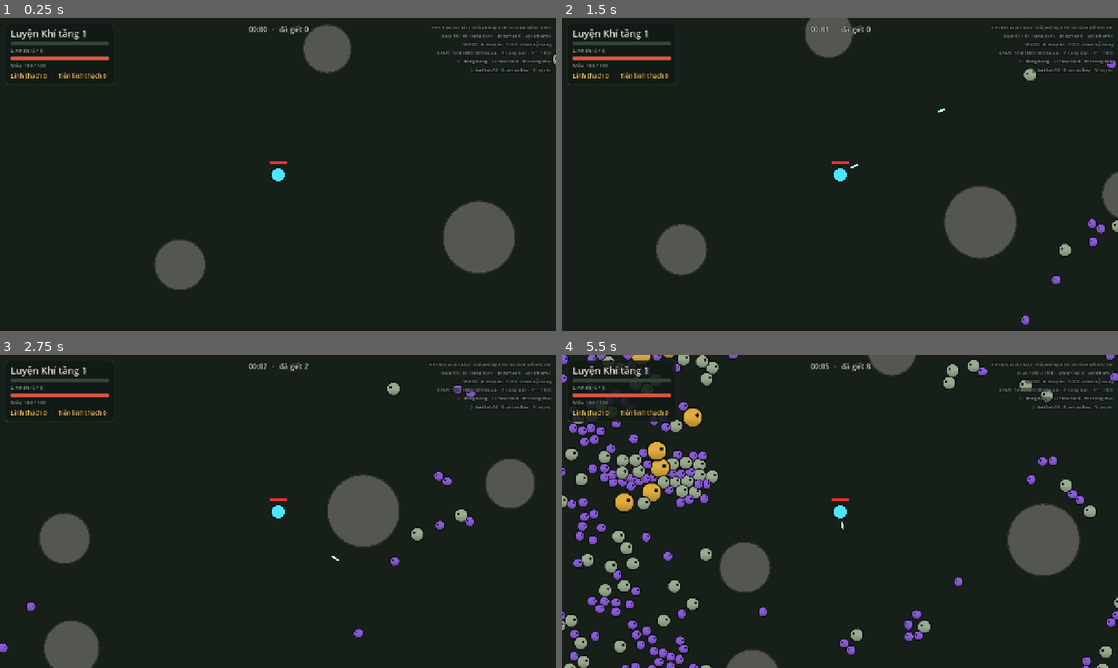
Above: before the commit, frames 1-4 (two rows, left to right).
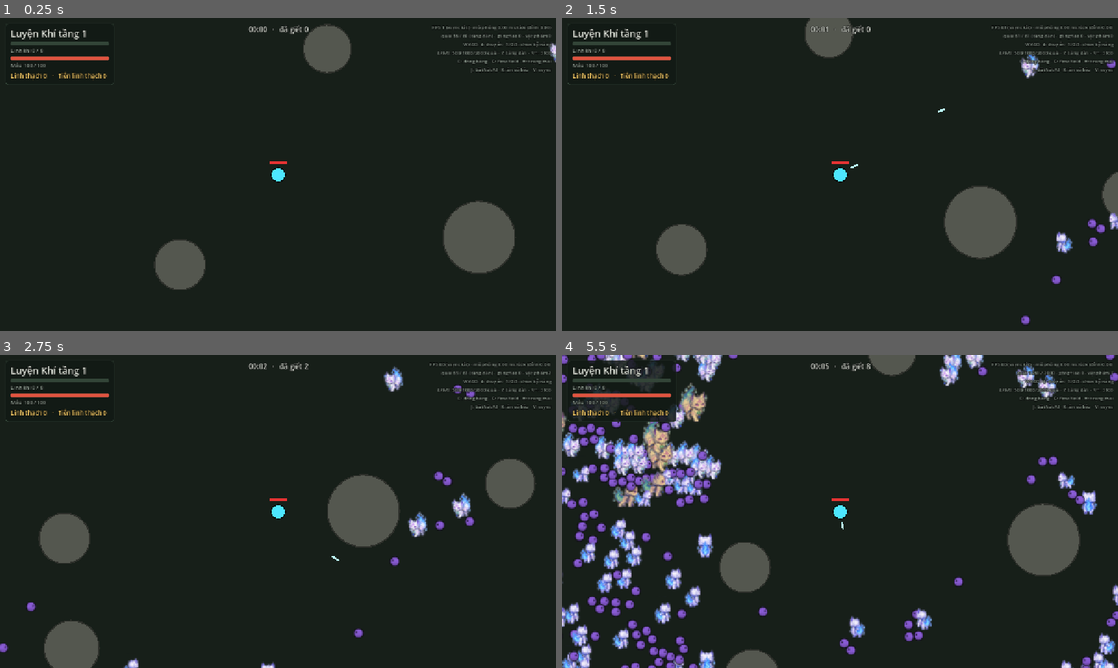
Above: after the commit, the same moments.

Repository: myheaven1001/noname
Game: Godot game, scene res://scenes/main.tscn
The game is run twice, just before and just after one commit, with the same random seed, the same clock (stepped at 60 frames per second) and the same inputs.
Inputs:
- Up to frame 1 (0.25 s): no input
- Up to frame 2 (1.5 s): hold D 0.53-1.28 s; tap 1 at 0.6 s; hold S from 1.28 s (still down); tap 2 at 1.35 s
- Up to frame 3 (2.75 s): release S at 2.03 s; hold D from 2.03 s (still down); tap 3 at 2.1 s
- Up to frame 4 (5.5 s): release D at 2.78 s; hold W 2.78-3.53 s; tap one key every 0.75 s from 2.85 s: 7 8 9 0; hold A 3.53-5.03 s; hold S from 5.03 s (still down)

The runs differ from the first frame. In frame 1, less than 0.1% of the frame differs, in the area x 98-100%, y 8-16%; in frame 2, 0.5%; in frame 3, 0.9%; in frame 4, 11%, in the area x 0-100%, y 0-100%.

Commit message:
Ghép sprite Sói yêu vào game
- tools/art/wolf_atlas.py gom các dải Đi/Chạy thành sprites/wolf_atlas.png (5 hướng × 23 khung,
  ô 128 px); dải còn thiếu thay tạm và ghi trong wolf_atlas.json.
- EnemyRenderer vẽ từ atlas: hướng theo 8 cung (3 hướng phía trái lật ngang), Đi/Chạy theo quãng
  đường, Gồng/Cào/Nghỉ theo tiến độ trạng thái; hàng cuối atlas là hình tròn tạm cho quái chưa có sprite.
- EnemyStore thêm heading và anim, cập nhật khi di chuyển; enemies.csv thêm sprite, sprite_size
  (sói 64, tinh anh 96), sprite_tint.
- Ghi buffer tách 2 pha: phần hình mỗi tick, vị trí nội suy mỗi frame (2000 quái: 1,04 → 0,7 ms/frame).

Co-Authored-By: Claude Opus 5.5 <noreply@anthropic.com>
Claude-Session: https://claude.ai/code/session_01QULp8dRivxqYXtGgf8iwDQ

Diff:
--- a/data/enemies.csv
+++ b/data/enemies.csv
@@ -1,4 +1,4 @@
-id,behavior,spawn_weight,max_hp,speed,radius,mass,contact_dmg,color,qi,stone_chance,stone_count,immortal_chance,vacuum_chance,dash_trigger,windup,dash_dist,dash_speed,recover,dash_cooldown,dash_dmg,dash_chance,claw_range,claw_windup,claw_recover,claw_cooldown,claw_dmg
-bat,chase,60,8,95,10,0.5,4,#8a5cd6,1,0.04,1,0,0,,,,,,,,,,,,,
-wolf,wolf,36,30,80,14,1.5,0,#9aab8f,3,0.10,1,0,0.004,180,0.5,240,750,0.6,3.0,12,0.10,22,0.3,0.4,1.0,8
-wolf_elite,wolf,4,240,85,21,6,0,#e0ad3e,15,1.0,3,0.08,0.3,220,0.6,300,800,0.5,2.5,25,1.0,30,0.35,0.4,0.9,16
+id,behavior,spawn_weight,max_hp,speed,radius,mass,contact_dmg,color,qi,stone_chance,stone_count,immortal_chance,vacuum_chance,dash_trigger,windup,dash_dist,dash_speed,recover,dash_cooldown,dash_dmg,dash_chance,claw_range,claw_windup,claw_recover,claw_cooldown,claw_dmg,sprite,sprite_size,sprite_tint
+bat,chase,60,8,95,10,0.5,4,#8a5cd6,1,0.04,1,0,0,,,,,,,,,,,,,,,,
+wolf,wolf,36,30,80,14,1.5,0,#9aab8f,3,0.10,1,0,0.004,180,0.5,240,750,0.6,3.0,12,0.10,22,0.3,0.4,1.0,8,wolf,64,0
+wolf_elite,wolf,4,240,85,21,6,0,#e0ad3e,15,1.0,3,0.08,0.3,220,0.6,300,800,0.5,2.5,25,1.0,30,0.35,0.4,0.9,16,wolf,96,0.55
--- a/scripts/render/enemy_renderer.gd
+++ b/scripts/render/enemy_renderer.gd
@@ -2,16 +2,35 @@
 extends MultiMeshInstance2D
 ## Vẽ toàn bộ quái bằng một MultiMesh (1 draw call), ghi thẳng vào buffer mỗi frame.
 ## Vị trí được nội suy giữa 2 tick mô phỏng nên hình mượt ở 60/120fps dù logic chạy 30Hz.
-## Texture hiện là hình tròn tạm; khi có sprite sheet thì dùng custom.y làm chỉ số khung hình.
-
-const STRIDE := 16  # 8 float Transform2D + 4 màu + 4 custom (x = nháy trắng, y = khung hình)
+## Texture là một atlas: các hàng đầu là Sói yêu (sprites/wolf_atlas.png, từ tools/art/wolf_atlas.py),
+## hàng cuối là hình tròn tạm của quái chưa có sprite. custom.y/z = cột/hàng của ô cần vẽ.
+
+const STRIDE := 16  # 8 float Transform2D + 4 màu + 4 custom (x = nháy trắng, y = cột, z = hàng, w = lệch y)
 const WINDUP_COLOR := Color(1.0, 0.2, 0.15)
 const STUN_COLOR := Color(0.55, 0.85, 1.0)
+const ATLAS := "res://sprites/wolf_atlas.png"
+const CELL := 128
+# Phải khớp tools/art/wolf_atlas.py: hàng = hướng vẽ, cột = khung của các hành động nối nhau.
+const WOLF_ROWS := 5  # up, upright, right, down, downleft
+const COLS := 23
+const ROWS := WOLF_ROWS + 1
+const PLACEHOLDER_ROW := WOLF_ROWS
+const WALK := 0  # 6 khung
+const RUN := 6  # 6 khung
+const WINDUP := 12  # 3 khung
+const CLAW := 15  # 4 khung: 2 gồng + 2 vung vuốt
+const RECOVER := 19  # 4 khung
+# 8 cung theo EnemyStore.heading (phải, xuống-phải, xuống, xuống-trái, trái, lên-trái, lên, lên-phải)
+# → hàng atlas và có lật ngang không (3 hướng phía trái lật từ phía phải).
+const SECTOR_ROW := [2, 4, 3, 4, 2, 1, 0, 1]
+const SECTOR_FLIP := [1.0, -1.0, 1.0, 1.0, -1.0, -1.0, 1.0, 1.0]
 const SHADER := """
 shader_type canvas_item;
+uniform vec2 cell_uv;
 varying float v_flash;
 void vertex() {
 	v_flash = INSTANCE_CUSTOM.x;
+	UV = (INSTANCE_CUSTOM.yz + UV) * cell_uv;
 }
 void fragment() {
 	COLOR.rgb = mix(COLOR.rgb, vec3(1.0), v_flash);
@@ -21,6 +40,7 @@
 var world: World
 var last_fill_usec := 0
 var _buf := PackedFloat32Array()
+var _cells_tick := -1
 
 
 func setup(w: World) -> void:
@@ -33,10 +53,12 @@
 	mm.instance_count = World.MAX_ENEMIES
 	mm.visible_instance_count = 0
 	multimesh = mm
-	texture = _make_placeholder_texture()
+	texture = _make_atlas()
+	texture_filter = CanvasItem.TEXTURE_FILTER_LINEAR_WITH_MIPMAPS
 	var mat := ShaderMaterial.new()
 	mat.shader = Shader.new()
 	mat.shader.code = SHADER
+	mat.set_shader_parameter("cell_uv", Vector2(1.0 / COLS, 1.0 / ROWS))
 	material = mat
 	_buf.resize(World.MAX_ENEMIES * STRIDE)
 
@@ -45,54 +67,132 @@
 	if world == null:
 		return
 	var t0 := Time.get_ticks_usec()
-	var n := fill_buffer(world, Engine.get_physics_interpolation_fraction(), _buf)
+	# Khung hình, hướng, màu chỉ đổi theo tick mô phỏng (30Hz); mỗi frame chỉ cần ghi lại vị trí nội suy.
+	if world.tick != _cells_tick:
+		_cells_tick = world.tick
+		fill_cells(world, _buf)
+	var n := fill_positions(world, Engine.get_physics_interpolation_fraction(), _buf)
 	multimesh.buffer = _buf
 	multimesh.visible_instance_count = n
 	last_fill_usec = Time.get_ticks_usec() - t0
 
 
-## Ghi n quái vào buf, trả về n. Tách static để đo được ở chế độ headless.
+## Ghi đủ n quái vào buf, trả về n. Tách static để đo được ở chế độ headless.
 static func fill_buffer(w: World, alpha: float, buf: PackedFloat32Array) -> int:
+	fill_cells(w, buf)
+	return fill_positions(w, alpha, buf)
+
+
+## Mỗi frame: chỉ ghi vị trí nội suy giữa 2 tick (cộng độ lệch y đã lưu ở custom.w).
+static func fill_positions(w: World, alpha: float, buf: PackedFloat32Array) -> int:
+	var s := w.store
+	var pos := s.pos
+	var prev := s.prev_pos
+	var n := s.count
+	var o := 0
+	for i in n:
+		var p := prev[i].lerp(pos[i], alpha)
+		buf[o + 3] = p.x
+		buf[o + 7] = p.y + buf[o + 15]
+		o += STRIDE
+	return n
+
+
+## Mỗi tick: ghi mọi thứ trừ vị trí (cỡ, lật, màu, nháy, ô atlas, độ lệch y). Thứ tự quái chỉ đổi giữa
+## các tick (xoá bằng swap-remove) nên phần này dùng lại được cho mọi frame trong cùng tick.
+static func fill_cells(w: World, buf: PackedFloat32Array) -> void:
 	var s := w.store
 	var db := w.db
 	var n := s.count
-	var pos := s.pos
-	var prev := s.prev_pos
 	var type := s.type
 	var facing := s.facing
+	var heading := s.heading
+	var anim := s.anim
+	var dir := s.dir
 	var state := s.state
+	var timer := s.timer
 	var stun := s.stun
 	var flash := s.flash
 	var radius := db.radius
 	var colors := db.color
+	var sprite := db.sprite
+	var sprite_size := db.sprite_size
+	# Màu gốc và độ lệch chân theo loại quái: tính một lần mỗi frame, không tính lại cho từng con.
+	var n_types := db.ids.size()
+	var base := PackedColorArray()
+	var lift := PackedFloat32Array()
+	base.resize(n_types)
+	lift.resize(n_types)
+	for t in n_types:
+		if sprite[t] == EnemyDB.SPRITE_WOLF:
+			base[t] = Color.WHITE.lerp(colors[t], db.sprite_tint[t])
+			# Chân sprite (lề dưới ô 4/128) đặt dưới tâm va chạm một chút để dáng đứng trên vị trí thật.
+			lift[t] = radius[t] * 0.5 + sprite_size[t] * (4.0 / CELL - 0.5)
+		else:
+			base[t] = colors[t]
 	var o := 0
 	for i in n:
 		var t := type[i]
-		var p := prev[i].lerp(pos[i], alpha)
-		var size := radius[t] * 2.4
-		var c := colors[t]
-		if state[i] == EnemyStore.S_WINDUP:
-			c = c.lerp(WINDUP_COLOR, 0.7)
-		elif state[i] == EnemyStore.S_CLAW_WINDUP:
-			c = c.lerp(WINDUP_COLOR, 0.35)
+		var lift_y := 0.0
+		var st := state[i]
+		var sx: float
+		var size: float
+		var col := 0.0
+		var row := float(PLACEHOLDER_ROW)
+		if sprite[t] == EnemyDB.SPRITE_WOLF:
+			size = sprite_size[t]
+			# Lúc gồng/lao/cào nhìn theo hướng đòn đã khoá, còn lại theo hướng di chuyển.
+			var sector := heading[i]
+			if st != EnemyStore.S_CHASE and st != EnemyStore.S_RECOVER:
+				sector = posmod(roundi(dir[i].angle() / (PI / 4.0)), 8)
+			row = SECTOR_ROW[sector]
+			sx = size * SECTOR_FLIP[sector]
+			match st:
+				EnemyStore.S_CHASE:
+					col = WALK + int(anim[i]) % 6
+				EnemyStore.S_DASH:
+					col = RUN + int(anim[i]) % 6
+				EnemyStore.S_WINDUP:
+					col = WINDUP + _progress_frame(timer[i], db.t_windup[t], 3)
+				EnemyStore.S_RECOVER:
+					col = RECOVER + _progress_frame(timer[i], db.t_recover[t], 4)
+				EnemyStore.S_CLAW_WINDUP:
+					col = CLAW + _progress_frame(timer[i], db.t_claw_windup[t], 2)
+				EnemyStore.S_CLAW:
+					col = CLAW + 2 + _progress_frame(timer[i], db.t_claw_recover[t], 2)
+			lift_y = lift[t]
+		else:
+			size = radius[t] * 2.4
+			sx = size * facing[i]
+		var c := base[t]
+		if st == EnemyStore.S_WINDUP:
+			c = c.lerp(WINDUP_COLOR, 0.55)
+		elif st == EnemyStore.S_CLAW_WINDUP:
+			c = c.lerp(WINDUP_COLOR, 0.3)
 		elif stun[i] > 0.0:
 			c = c.lerp(STUN_COLOR, 0.6)
-		buf[o] = size * facing[i]
+		buf[o] = sx
 		buf[o + 1] = 0.0
 		buf[o + 2] = 0.0
-		buf[o + 3] = p.x
 		buf[o + 4] = 0.0
 		buf[o + 5] = size
 		buf[o + 6] = 0.0
-		buf[o + 7] = p.y
 		buf[o + 8] = c.r
 		buf[o + 9] = c.g
 		buf[o + 10] = c.b
 		buf[o + 11] = c.a
 		buf[o + 12] = flash[i] * 8.0
-		buf[o + 13] = 0.0
+		buf[o + 13] = col
+		buf[o + 14] = row
+		buf[o + 15] = lift_y
 		o += STRIDE
-	return n
+
+
+## Khung thứ mấy trong n khung, theo phần đã trôi của một trạng thái dài `total` giây còn `left` giây.
+static func _progress_frame(left: float, total: float, n: int) -> int:
+	if total <= 0.0:
+		return 0
+	return clampi(int((1.0 - left / total) * n), 0, n - 1)
 
 
 static func make_quad() -> ArrayMesh:
@@ -108,8 +208,24 @@
 	return mesh
 
 
+## Atlas Sói yêu + một hàng cuối chứa hình tròn tạm (ô đầu) cho quái chưa có sprite.
+static func _make_atlas() -> ImageTexture:
+	var wolf: Image = (load(ATLAS) as Texture2D).get_image()
+	wolf.decompress()
+	wolf.convert(Image.FORMAT_RGBA8)
+	assert(wolf.get_width() == COLS * CELL and wolf.get_height() == WOLF_ROWS * CELL,
+		"wolf_atlas.png không khớp bố cục trong EnemyRenderer; chạy lại tools/art/wolf_atlas.py")
+	var img := Image.create(COLS * CELL, ROWS * CELL, false, Image.FORMAT_RGBA8)
+	img.blit_rect(wolf, Rect2i(Vector2i.ZERO, wolf.get_size()), Vector2i.ZERO)
+	var circle := _make_placeholder_image()
+	circle.resize(CELL, CELL, Image.INTERPOLATE_BILINEAR)
+	img.blit_rect(circle, Rect2i(0, 0, CELL, CELL), Vector2i(0, PLACEHOLDER_ROW * CELL))
+	img.generate_mipmaps()
+	return ImageTexture.create_from_image(img)
+
+
 ## Hình tròn trắng có viền tối và một "con mắt" lệch phải (để thấy quái quay mặt hướng nào).
-static func _make_placeholder_texture() -> ImageTexture:
+static func _make_placeholder_image() -> Image:
 	var size := 32
 	var img := Image.create(size, size, false, Image.FORMAT_RGBA8)
 	var center := Vector2(size, size) * 0.5
@@ -125,4 +241,4 @@
 			else:
 				var shade := 1.0 - 0.25 * clampf((p.y - center.y) / 14.0, 0.0, 1.0)
 				img.set_pixel(x, y, Color(shade, shade, shade))
-	return ImageTexture.create_from_image(img)
+	return img
--- a/scripts/sim/enemy_db.gd
+++ b/scripts/sim/enemy_db.gd
@@ -26,6 +26,18 @@
 var vacuum_chance := PackedFloat32Array()  # xác suất rơi Tụ linh phù (hút mọi linh khí)
 var dash_chance := PackedFloat32Array()  # tỉ lệ con sinh ra biết lao (0 với quái không có đòn lao)
 var max_radius := 0.0
+# Hình: sprite = 0 là hình tròn tạm, 1 là atlas Sói yêu. Cỡ ô vẽ (px) và mức pha màu `color` vào sprite.
+const SPRITE_NONE := 0
+const SPRITE_WOLF := 1
+const SPRITES := {"": SPRITE_NONE, "wolf": SPRITE_WOLF}
+var sprite := PackedInt32Array()
+var sprite_size := PackedFloat32Array()
+var sprite_tint := PackedFloat32Array()
+# Thời lượng các trạng thái có đòn đánh (0 nếu không có), để chọn khung hình theo tiến độ.
+var t_windup := PackedFloat32Array()
+var t_recover := PackedFloat32Array()
+var t_claw_windup := PackedFloat32Array()
+var t_claw_recover := PackedFloat32Array()
 
 
 static func load_csv(path: String) -> EnemyDB:
@@ -56,5 +68,18 @@
 	stone_count.append(row["stone_count"])
 	immortal_chance.append(row["immortal_chance"])
 	vacuum_chance.append(row["vacuum_chance"])
-	dash_chance.append(row["dash_chance"] if row["dash_chance"] is float else 0.0)
+	dash_chance.append(_num(row["dash_chance"]))
 	max_radius = maxf(max_radius, row["radius"])
+	assert(SPRITES.has(row["sprite"]), "Sprite không tồn tại: %s" % row["sprite"])
+	sprite.append(SPRITES[row["sprite"]])
+	sprite_size.append(_num(row["sprite_size"]))
+	sprite_tint.append(_num(row["sprite_tint"]))
+	t_windup.append(_num(row["windup"]))
+	t_recover.append(_num(row["recover"]))
+	t_claw_windup.append(_num(row["claw_windup"]))
+	t_claw_recover.append(_num(row["claw_recover"]))
+
+
+## Ô số để trống (cột riêng của hành vi khác) đọc thành 0.
+static func _num(v: Variant) -> float:
+	return v if v is float else 0.0
--- a/scripts/sim/enemy_store.gd
+++ b/scripts/sim/enemy_store.gd
@@ -22,6 +22,8 @@
 var sep := PackedVector2Array()  # lực tách khỏi hàng xóm, tính lại mỗi 2 tick
 var dir := PackedVector2Array()  # hướng đòn đã khoá (vd. hướng lao)
 var facing := PackedFloat32Array()  # 1 hoặc -1, để lật sprite
+var heading := PackedByteArray()  # hướng nhìn theo 8 cung 45° (0 = phải, theo chiều kim đồng hồ), cho sprite
+var anim := PackedFloat32Array()  # pha bước chân, tăng theo quãng đường đi (đơn vị: khung hình)
 var hp := PackedFloat32Array()
 var state := PackedInt32Array()
 var timer := PackedFloat32Array()  # đếm ngược của trạng thái hiện tại
@@ -46,6 +48,8 @@
 	sep.resize(cap)
 	dir.resize(cap)
 	facing.resize(cap)
+	heading.resize(cap)
+	anim.resize(cap)
 	hp.resize(cap)
 	state.resize(cap)
 	timer.resize(cap)
@@ -75,6 +79,8 @@
 	sep[i] = Vector2.ZERO
 	dir[i] = Vector2.RIGHT
 	facing[i] = 1.0
+	heading[i] = 2  # nhìn xuống (về phía camera)
+	anim[i] = fmod(uid[i] * 0.618034, 1.0) * 6.0  # pha bắt đầu khác nhau để đàn không bước đều
 	hp[i] = health
 	state[i] = S_CHASE
 	timer[i] = 0.0
@@ -104,6 +110,8 @@
 	sep[i] = sep[last]
 	dir[i] = dir[last]
 	facing[i] = facing[last]
+	heading[i] = heading[last]
+	anim[i] = anim[last]
 	hp[i] = hp[last]
 	state[i] = state[last]
 	timer[i] = timer[last]
--- a/scripts/sim/world.gd
+++ b/scripts/sim/world.gd
@@ -21,6 +21,9 @@
 const SEPARATION := 0.5
 const KNOCKBACK := 160.0
 const KNOCK_DECAY := 0.75
+# Sải chân của sprite (px đi được mỗi khung hình) ở ô vẽ 64 px: Đi một vòng 6 khung ≈ 32 px, Chạy ≈ 96 px.
+const WALK_PX_PER_FRAME := 32.0 / 6.0
+const RUN_PX_PER_FRAME := 96.0 / 6.0
 const HP_PER_EXTRA_PLAYER := 0.6
 const HP_PER_MINUTE := 0.25
 # Quân số tăng dần khi bật wave_ramp (cảnh chơi); bench và các test đặt target_population cố định.
@@ -526,6 +529,10 @@
 	var knock := s.knock
 	var type := s.type
 	var facing := s.facing
+	var heading := s.heading
+	var anim := s.anim
+	var state := s.state
+	var sprite_size := db.sprite_size
 	var sep := s.sep
 	var radius := db.radius
 	var start := grid.cell_start
@@ -586,6 +593,14 @@
 		knock[i] = knock[i] * KNOCK_DECAY
 		if absf(v.x) > 5.0:
 			facing[i] = signf(v.x)
+		# Hướng nhìn và pha bước chân theo vận tốc tự đi (không tính bị đẩy lùi).
+		var sp2 := vel[i].length_squared()
+		if sp2 > 100.0 and sprite_size[type[i]] > 0.0:
+			heading[i] = posmod(roundi(vel[i].angle() / (PI / 4.0)), 8)
+			var stride := RUN_PX_PER_FRAME if state[i] == EnemyStore.S_DASH else WALK_PX_PER_FRAME
+			anim[i] += sqrt(sp2) * DT / (stride * sprite_size[type[i]] / 64.0)
+			if anim[i] > 60.0:
+				anim[i] -= 60.0  # bội chung của số khung các dải, giữ số nhỏ để không mất độ chính xác
 		var np := p + v * DT + sep[i] * SEPARATION
 		var rk := rock_at[clampi(int(p.y * rock_inv), 0, rock_rows - 1) * rock_cols
 			+ clampi(int(p.x * rock_inv), 0, rock_cols - 1)]
--- /dev/null
+++ b/sprites/wolf_atlas.json
@@ -0,0 +1,54 @@
+{
+ "cell": 128,
+ "rows": [
+  "up",
+  "upright",
+  "right",
+  "down",
+  "downleft"
+ ],
+ "actions": [
+  [
+   "walk",
+   6
+  ],
+  [
+   "run",
+   6
+  ],
+  [
+   "windup",
+   3
+  ],
+  [
+   "claw",
+   4
+  ],
+  [
+   "recover",
+   4
+  ]
+ ],
+ "fallback": {
+  "run/up": "walk/up",
+  "windup/up": "walk/up khung 1",
+  "claw/up": "walk/up khung 1",
+  "recover/up": "walk/up khung 1",
+  "run/upright": "walk/upright",
+  "windup/upright": "walk/upright khung 1",
+  "claw/upright": "walk/upright khung 1",
+  "recover/upright": "walk/upright khung 1",
+  "run/right": "walk/right",
+  "windup/right": "walk/right khung 1",
+  "claw/right": "walk/right khung 1",
+  "recover/right": "walk/right khung 1",
+  "walk/down": "walk/downleft",
+  "run/down": "run/downleft",
+  "windup/down": "walk/downleft khung 1",
+  "claw/down": "walk/downleft khung 1",
+  "recover/down": "walk/downleft khung 1",
+  "windup/downleft": "walk/downleft khung 1",
+  "claw/downleft": "walk/downleft khung 1",
+  "recover/downleft": "walk/downleft khung 1"
+ }
+}
--- a/tools/bench.gd
+++ b/tools/bench.gd
@@ -64,8 +64,9 @@
 					elif e[&"src"] == &"claw":
 						claw_hits += 1
 		var f0 := Time.get_ticks_usec()
+		EnemyRenderer.fill_cells(w, buf)  # như EnemyRenderer._process: phần hình mỗi tick, vị trí mỗi frame
 		for f in FRAMES_PER_TICK:
-			EnemyRenderer.fill_buffer(w, float(f) / FRAMES_PER_TICK, buf)
+			EnemyRenderer.fill_positions(w, float(f) / FRAMES_PER_TICK, buf)
 		fill_usec += Time.get_ticks_usec() - f0
 	_check_invariants(w)
 	ticks.sort()
Binary file added: sprites/wolf_atlas.png
Not shown, added: sprites/wolf_atlas.png.import
Not shown, changed: assets/enemies/wolf/reference/README.md
Not shown, added: tools/art/wolf_atlas.py
